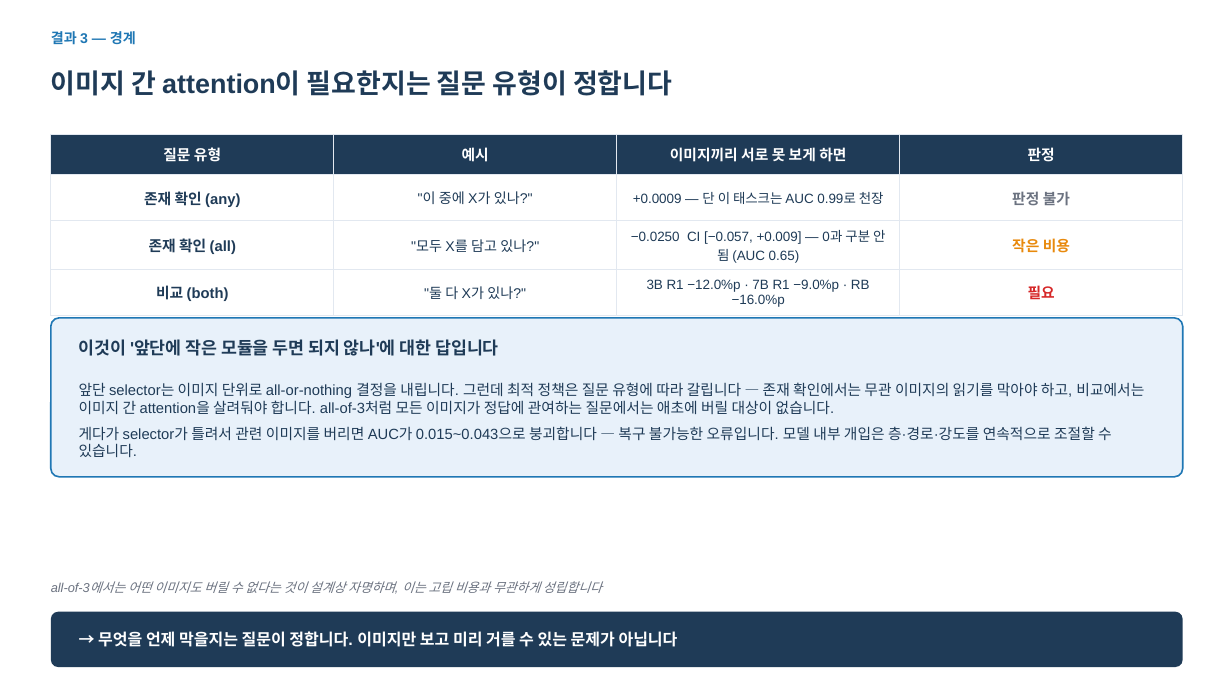
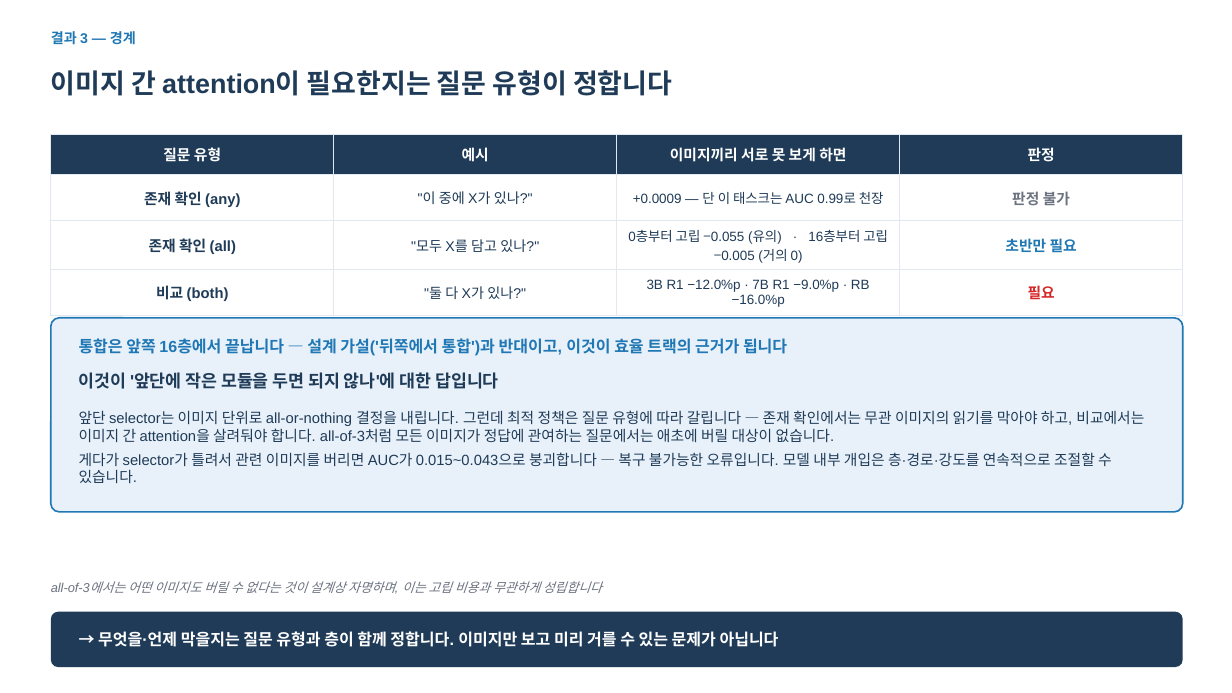
Before and after one commit to hsmai/Source-Depth, a slide deck: slide 5 of meeting/SourceDepth_meeting_v5.pptx. Drawn at 1232x693 pixels with LibreOffice and Linux fonts; fonts in the diff are those of the drawing. Boxes give left, top, right and bottom in pixels: in the first picture for what was removed or moved away, otherwise in the second. Text is boxed around its words. In the diff, an @@ line names an element or a change of style, - is before the commit and + after.

```diff
--- a/meeting/SourceDepth_meeting_v5.pptx
+++ b/meeting/SourceDepth_meeting_v5.pptx
@@ table at bbox=[51, 134, 1182, 311] @@
-row 3, column 3: −0.0250 CI [−0.057, +0.009] — 0과 구분 안 됨 (AUC 0.65)
+row 3, column 3: 0층부터 고립 −0.055 (유의) · 16층부터 고립 −0.005 (거의 0)
-row 3, column 4: 작은 비용
+row 3, column 4: 초반만 필요
@@ rounded rectangle: place and size @@
-rounded rectangle at bbox=[51, 318, 1183, 477]
+rounded rectangle at bbox=[51, 318, 1183, 512]
@@ rounded rectangle at bbox=[51, 318, 1183, 512]: proportions changed @@
@@ text added at bbox=[79, 338, 787, 356], 12.5 pt, text #1F77B4, bold @@
+통합은 앞쪽 16층에서 끝납니다 — 설계 가설('뒤쪽에서 통합')과 반대이고, 이것이 효율 트랙의 근거가 됩니다
@@ text "이것이 '앞단에 작은 모듈을 두면 ...": place and size @@
-text "이것이 '앞단에 작은 모듈을 두면 ..." at bbox=[79, 339, 499, 356]
+text "이것이 '앞단에 작은 모듈을 두면 ..." at bbox=[79, 372, 499, 389]
@@ text "앞단 selector는 이미지 단위로 all-or-nothing ...": place and size @@
-text "앞단 selector는 이미지 단위로 all-or-nothing ..." at bbox=[79, 382, 1144, 457]
+text "앞단 selector는 이미지 단위로 all-or-nothing ..." at bbox=[79, 410, 1144, 483]
@@ text "앞단 selector는 이미지 단위로 all-or-nothing ..." at bbox=[79, 410, 1144, 483]: less space between paragraphs @@
@@ text at bbox=[98, 631, 779, 647]: text changed @@
-→ 무엇을 언제 막을지는 질문이 정합니다. 이미지만 보고 미리 거를 수 있는 문제가 아닙니다
+→ 무엇을·언제 막을지는 질문 유형과 층이 함께 정합니다. 이미지만 보고 미리 거를 수 있는 문제가 아닙니다
```
Also in this commit, not shown: 4 other files.
